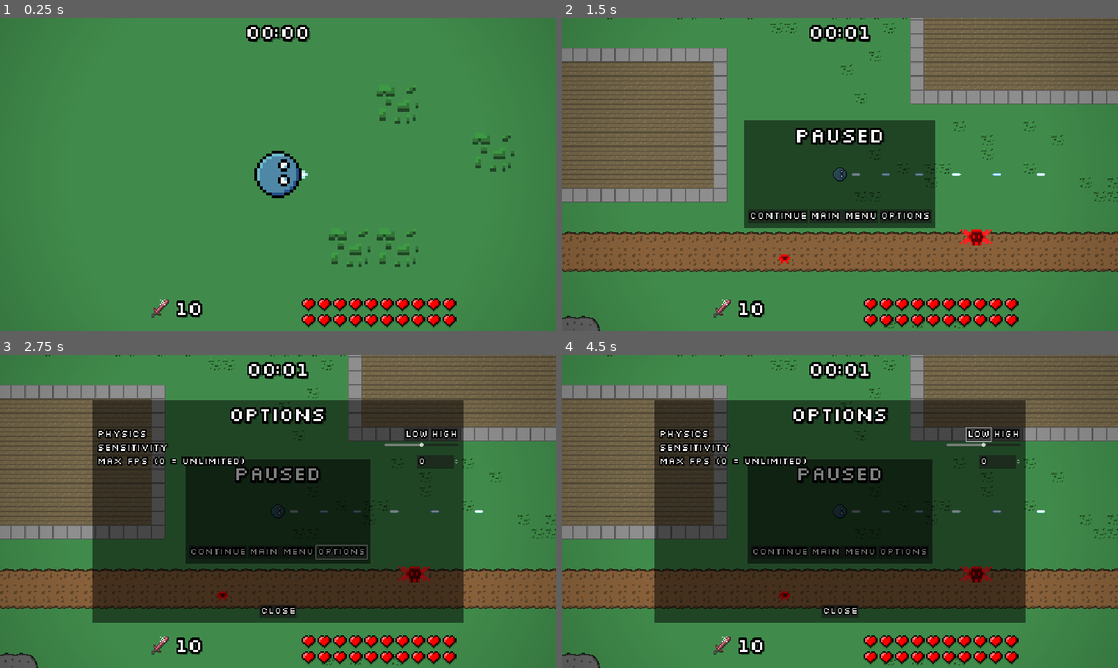
Above: before the commit, frames 1-4 (two rows, left to right).
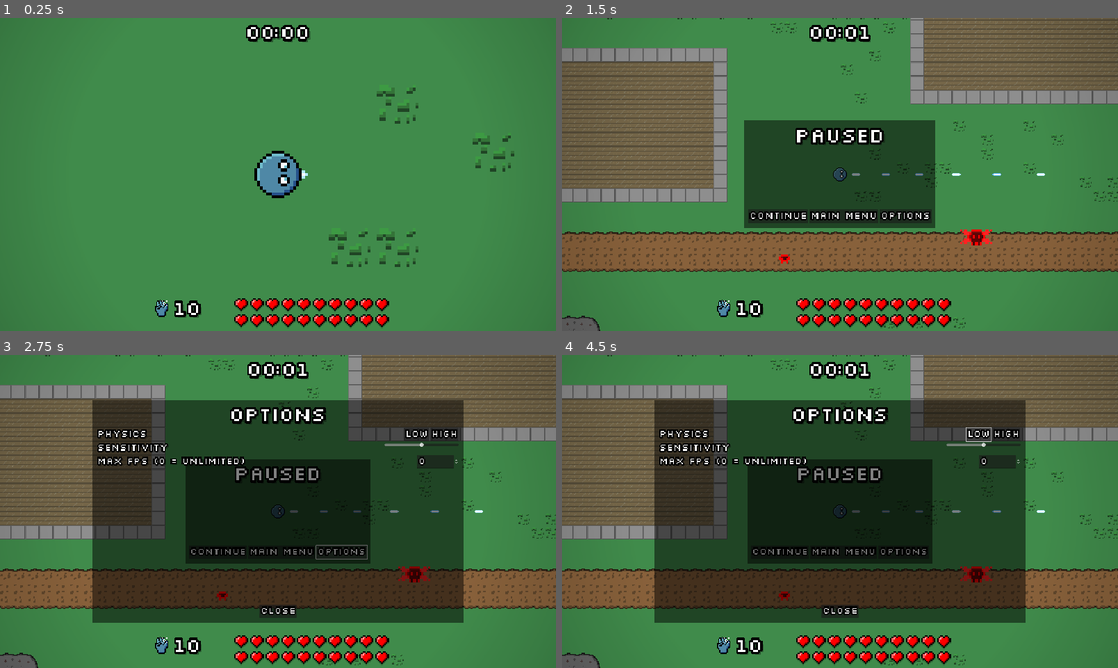
Above: after the commit, the same moments.

Repository: veprogames/top-down-incremental
Game: Godot game, scene res://level/level.tscn
The game is run twice, just before and just after one commit, with the same random seed, the same clock (stepped at 60 frames per second) and the same inputs. This scene is started directly instead of the project's main scene.
Inputs (mouse positions are in pixels of both pictures, inside the frame that each line leads up to):
- Up to frame 1 (0.25 s): no input
- Up to frame 2 (1.5 s): move the mouse to (867, 174) at 0.52 s; move the mouse to (812, 174) at 1.27 s; hold Escape (game_back) from 1.28 s (still down)
- Up to frame 3 (2.75 s): release Escape (game_back) at 2 s; click "Options" at 2 s
- Up to frame 4 (4.5 s): click "Continue" at 2.75 s; click "Continue" at 3.5 s; click "Low" at 4.25 s

The runs differ from the first frame. In frame 1, 2.6% of the frame differs, in the area x 27-83%, y 89-100%; in frame 2, 2.6%; in frame 3, 2.6%; in frame 4, 2.6%.

Commit message:
improve player damage display visuals

Diff:
--- /dev/null
+++ b/player/ui/damage_multiplier_label.gd
@@ -0,0 +1,34 @@
+class_name DamageMultiplierLabel
+extends Label
+
+static var Scene: PackedScene = preload("res://player/ui/damage_multiplier_label.tscn")
+
+var color: Color = Color.WHITE:
+	set(col):
+		color = col
+		if not is_node_ready():
+			await ready
+		if col.get_luminance() < 0.15:
+			add_theme_color_override(&"font_outline_color", Color.WHITE)
+			add_theme_color_override(&"font_shadow_color", Color(1, 1, 1, 0.25))
+
+var multiplier: float = 1.0:
+	set(multi):
+		multiplier = multi
+		text = "x%.2f" % multi
+		pivot_offset = size / 2
+		target_scale += 0.04
+
+var target_scale: float = 1.0
+
+
+func _process(delta: float) -> void:
+	target_scale = lerpf(target_scale, 1.0, 12 * delta)
+	add_theme_color_override(&"font_color", color + 6 * Color.WHITE * (target_scale - 1.0))
+	scale = Vector2.ONE * target_scale
+
+
+static func create(color_: Color) -> DamageMultiplierLabel:
+	var label: DamageMultiplierLabel = Scene.instantiate() as DamageMultiplierLabel
+	label.color = color_
+	return label
--- /dev/null
+++ b/player/ui/damage_multiplier_label.tscn
@@ -0,0 +1,6 @@
+[gd_scene load_steps=2 format=3 uid="uid://jqndjhb655dh"]
+
+[ext_resource type="Script" path="res://player/ui/damage_multiplier_label.gd" id="1_1qtrr"]
+
+[node name="DamageMultiplierLabel" type="Label"]
+script = ExtResource("1_1qtrr")
--- a/player/ui/player_damage_display.gd
+++ b/player/ui/player_damage_display.gd
@@ -3,30 +3,28 @@
 
 @export var player_damage: PlayerDamage
 
-@onready var label_total_damage: Label = $HBoxContainer/LabelTotalDamage
-@onready var h_flow_container_damages: HFlowContainer = $HFlowContainerDamages
+@onready var grid_container_damages: GridContainer = $GridContainerDamages
+@onready var total_damage_label: TotalDamageLabel = $TotalDamageLabel
 
 
 func _ready() -> void:
-	update()
-
+	total_damage_label.damage = player_damage.get_damage()
 	player_damage.damage_part_changed.connect(_on_player_damage_damage_part_changed)
 
 
-func update() -> void:
-	label_total_damage.text = F.nl(player_damage.get_damage())
+func update(key: String, value: float) -> void:
+	var color: Color = Color.from_string(key, Color.WHITE)
+	total_damage_label.set_damage_with_color(player_damage.get_damage(), color)
 
-	for key: String in player_damage._map:
-		var label: Label
-		if not h_flow_container_damages.has_node(key):
-			label = Label.new()
-			label.name = key
-			label.modulate = Color.from_string(key, Color.WHITE)
-			h_flow_container_damages.add_child(label)
-		else:
-			label = h_flow_container_damages.get_node(key) as Label
-		label.text = "x%.2f" % player_damage._map[key]
+	var label: DamageMultiplierLabel
+	if not grid_container_damages.has_node(key):
+		label = DamageMultiplierLabel.create(color)
+		label.name = key
+		grid_container_damages.add_child(label)
+	else:
+		label = grid_container_damages.get_node(key) as DamageMultiplierLabel
+	label.multiplier = value
 
 
-func _on_player_damage_damage_part_changed(_key: String, _value: float) -> void:
-	update()
+func _on_player_damage_damage_part_changed(key: String, value: float) -> void:
+	update(key, value)
--- a/player/ui/player_damage_display.tscn
+++ b/player/ui/player_damage_display.tscn
@@ -1,29 +1,17 @@
 [gd_scene load_steps=3 format=3 uid="uid://yam6ts6l84j0"]
 
 [ext_resource type="Script" path="res://player/ui/player_damage_display.gd" id="1_rxhht"]
-[ext_resource type="Texture2D" uid="uid://lil0loxnldb5" path="res://player/ui/damage.png" id="2_d31nv"]
+[ext_resource type="PackedScene" uid="uid://c7hshh5gh3mxf" path="res://player/ui/total_damage_label.tscn" id="2_xhjeb"]
 
 [node name="PlayerDamageDisplay" type="VBoxContainer"]
 offset_right = 715.0
 offset_bottom = 105.0
 script = ExtResource("1_rxhht")
 
-[node name="HBoxContainer" type="HBoxContainer" parent="."]
+[node name="TotalDamageLabel" parent="." instance=ExtResource("2_xhjeb")]
 layout_mode = 2
-theme_override_constants/separation = 16
-alignment = 1
 
-[node name="TextureRect" type="TextureRect" parent="HBoxContainer"]
+[node name="GridContainerDamages" type="GridContainer" parent="."]
 layout_mode = 2
-texture = ExtResource("2_d31nv")
-expand_mode = 2
-
-[node name="LabelTotalDamage" type="Label" parent="HBoxContainer"]
-layout_mode = 2
-theme_type_variation = &"LabelLarge"
-text = "1"
-vertical_alignment = 1
-
-[node name="HFlowContainerDamages" type="HFlowContainer" parent="."]
-custom_minimum_size = Vector2(640, 0)
-layout_mode = 2
+theme_override_constants/h_separation = 16
+columns = 5
--- /dev/null
+++ b/player/ui/total_damage_label.gd
@@ -0,0 +1,43 @@
+class_name TotalDamageLabel
+extends HBoxContainer
+
+@onready var label_total_damage: Label = $LabelTotalDamage
+
+var label_color: Color = Color.WHITE
+var label_scale: float = 1.0
+
+var pulse_strength: float = 0.0
+
+var t: float = 0.0
+
+var damage: float = 1.0:
+	set(dmg):
+		damage = dmg
+		pulse_strength = get_pulse_strength()
+		if not is_node_ready():
+			await ready
+		label_total_damage.text = F.nl(dmg)
+
+
+func set_damage_with_color(dmg: float, color: Color) -> void:
+	damage = dmg
+	label_color = label_color.lerp(color, 0.2)
+	label_scale += 0.02
+
+
+func get_pulse_strength() -> float:
+	return clampf(
+		log(damage) / log(10) * 0.0125 - 0.02,
+		0,
+		0.1
+	)
+
+
+func _process(delta: float) -> void:
+	t += delta
+	label_color = label_color.lerp(Color.WHITE, 4 * delta)
+	label_scale = lerpf(label_scale, 1.0, 6 * delta)
+	pivot_offset = size / 2
+	scale = Vector2.ONE * label_scale * (1 + sin(18 * t) * pulse_strength)
+	rotation = sin(4.5 * t) * pulse_strength
+	label_total_damage.add_theme_color_override(&"font_color", label_color)
--- /dev/null
+++ b/player/ui/total_damage_label.tscn
@@ -0,0 +1,21 @@
+[gd_scene load_steps=3 format=3 uid="uid://c7hshh5gh3mxf"]
+
+[ext_resource type="Texture2D" uid="uid://lil0loxnldb5" path="res://player/ui/damage.png" id="1_4lm3a"]
+[ext_resource type="Script" path="res://player/ui/total_damage_label.gd" id="1_tph5p"]
+
+[node name="TotalDamageLabel" type="HBoxContainer"]
+offset_right = 1.0
+offset_bottom = 37.0
+alignment = 1
+script = ExtResource("1_tph5p")
+
+[node name="TextureRect" type="TextureRect" parent="."]
+layout_mode = 2
+texture = ExtResource("1_4lm3a")
+expand_mode = 2
+
+[node name="LabelTotalDamage" type="Label" parent="."]
+layout_mode = 2
+theme_type_variation = &"LabelLarge"
+text = "1"
+vertical_alignment = 1
--- a/ui_theme.tres
+++ b/ui_theme.tres
@@ -9,6 +9,8 @@
 default_font = ExtResource("1_us77q")
 default_font_size = 36
 Button/constants/outline_size = 16
+GridContainer/constants/h_separation = 8
+GridContainer/constants/v_separation = 8
 HFlowContainer/constants/h_separation = 16
 HFlowContainer/constants/v_separation = 8
 Label/colors/font_shadow_color = Color(0, 0, 0, 0.25098)
Binary file changed: player/ui/damage.png
Not shown, changed: player/ui/damage.pxo
